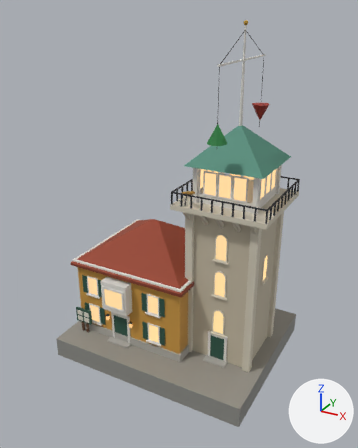
The glTF model public/harbour/civic/harbourmaster.glb, before and after one commit.
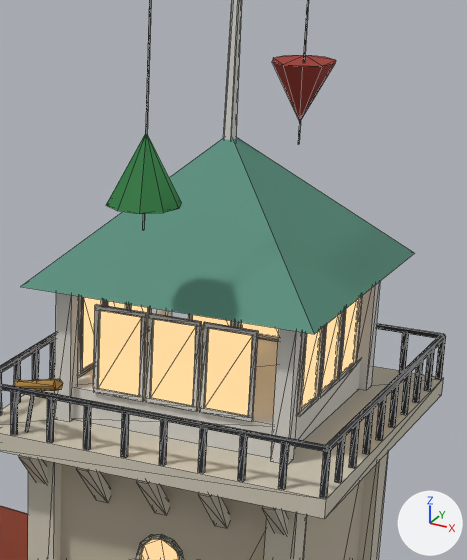
Old and new are each drawn whole from a camera (50 mm lens) standing at (20.9, -38.4, 31.4) and looking at (0.2, -0.8, 12.6) and again close up on the part from 50% to 85% of the width and 19% to 54% of the height. Every picture has the same lights, and +X, +Y and +Z are marked at lower right. The first two pictures are the older version. The close-ups show mesh edges as thin lines. Where no turn or scale is listed for an object, it has been applied to the vertices. Vertices at exactly the same position are counted once.

Script lines for the objects in view, before the commit:
```python
me_harbourmaster_body = bpy.data.meshes.new('harbourmaster_body')
me_harbourmaster_body.from_pydata(...)  # 1619 vertices, 2136 faces; spans x -10.0..10.0, y -8.0..8.0, z -15.9..15.9
me_harbourmaster_body.materials.append(mat_hb_opaque)
me_harbourmaster_body_windows = bpy.data.meshes.new('harbourmaster_body_windows')
me_harbourmaster_body_windows.from_pydata(...)  # 108 vertices, 64 faces; spans x -8.2..8.2, y -4.4..4.4, z -8.5..8.5
me_harbourmaster_body_windows.materials.append(mat_hb_window)
ob_harbourmaster_body = bpy.data.objects.new('harbourmaster_body', me_harbourmaster_body)
ob_harbourmaster_body.location = (0.0, 0.0, 14.45)
ob_harbourmaster_body_windows = bpy.data.objects.new('harbourmaster_body_windows', me_harbourmaster_body_windows)
ob_harbourmaster_body_windows.location = (0.44, -1.65, 10.27)
```
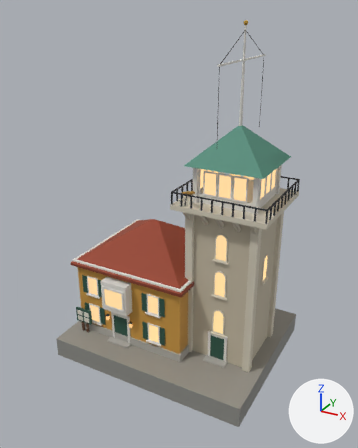
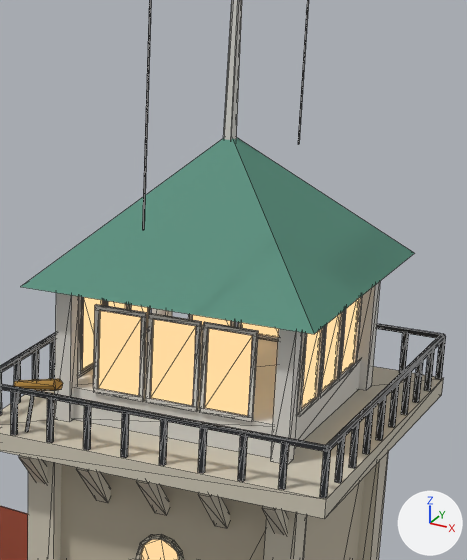
Changed parts and their boxes (x1, y1, x2, y2) in the close-ups (467 x 560 px):
part 1 of me_harbourmaster_body, deleted (green): before (106, 134, 182, 214)
part 2 of me_harbourmaster_body, deleted (brown): before (272, 55, 336, 121)

The change in detail:
me_harbourmaster_body is used by ob_harbourmaster_body; location (0.0, 0.0, 14.45).
me_harbourmaster_body had 1619 vertices, 2136 faces and spanned x -10.0..10.0, y -8.0..8.0, z -15.9..15.9.
me_harbourmaster_body now has 1597 vertices, 2100 faces and spans x -10.0..10.0, y -8.0..8.0, z -15.9..15.9.
me_harbourmaster_body part 1: the loose piece of 11 vertices spanning x 4.8..6.4, y -5.4..-3.8, z 7.4..8.9 is deleted.
me_harbourmaster_body part 2: the loose piece of 11 vertices spanning x 4.8..6.4, y 3.8..5.4, z 7.4..8.9 is deleted.
